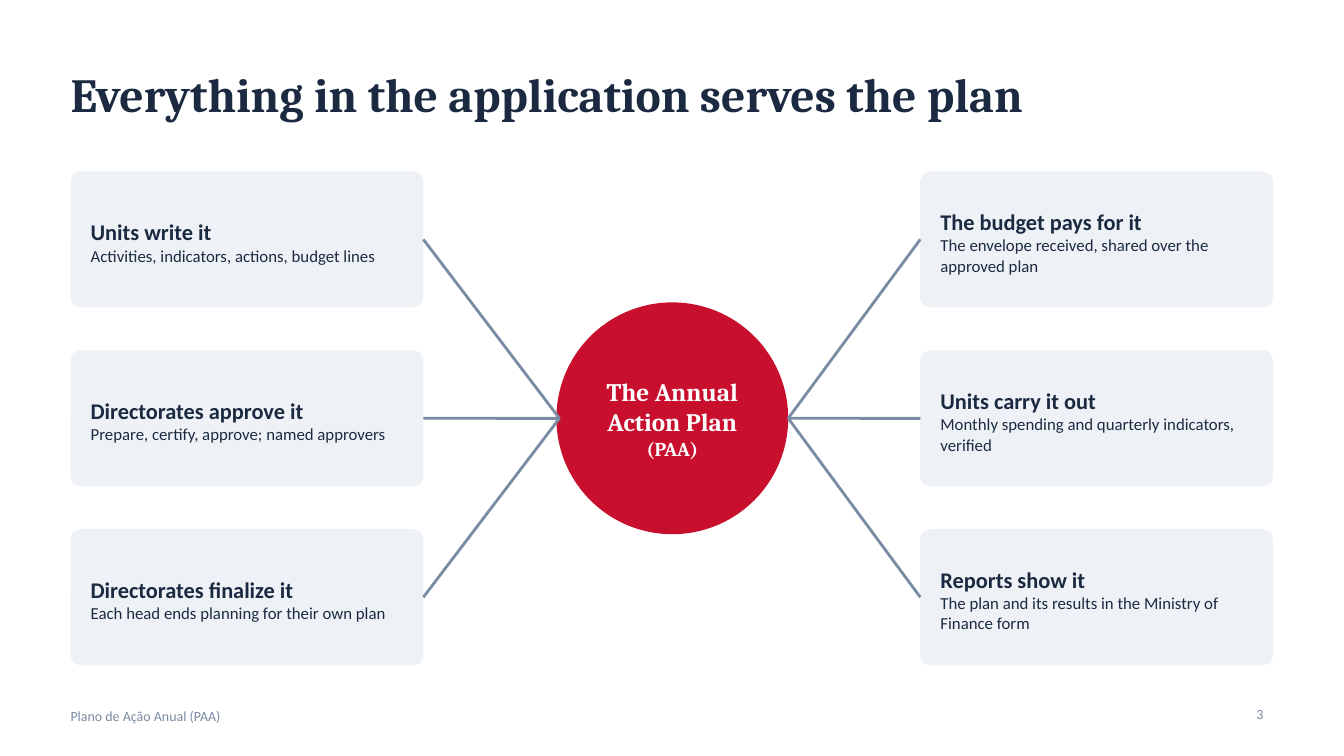
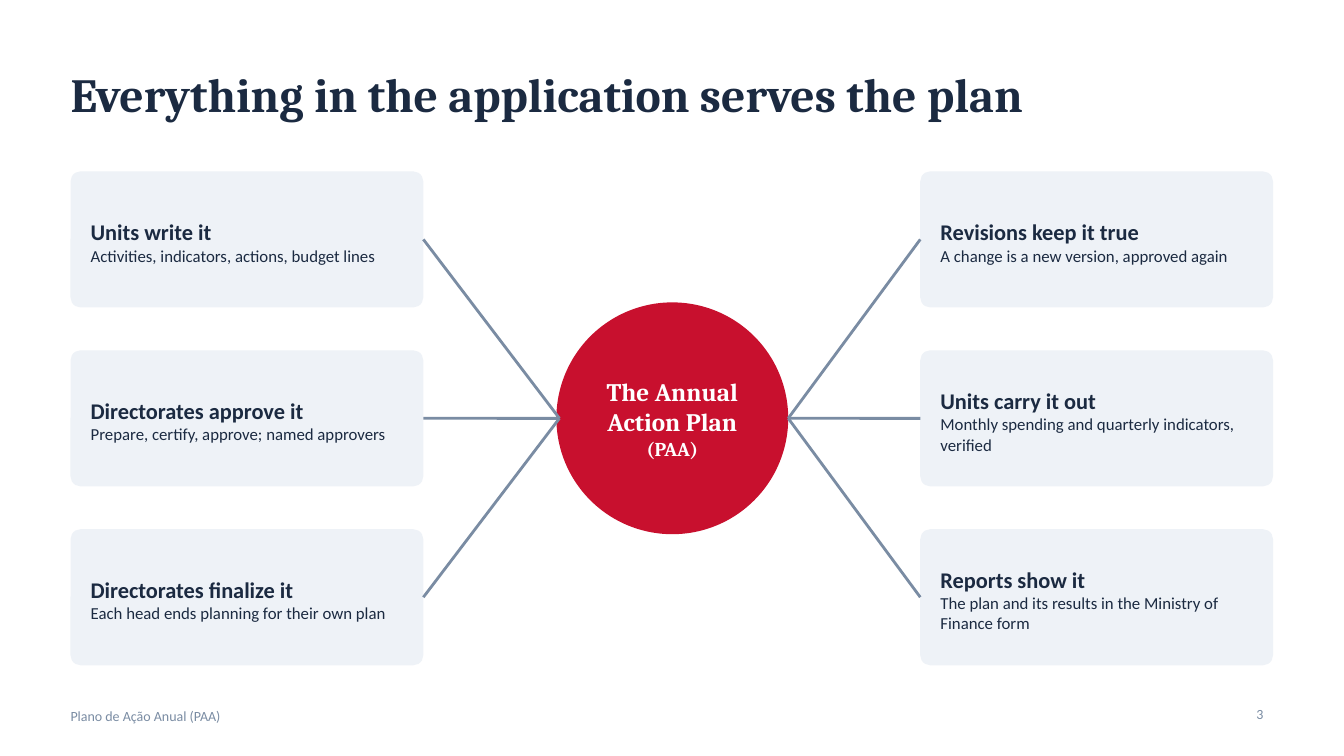
Before and after one commit to gokugohan/Sistema-de-Planeamento-Anual-e-Orsamento, a slide deck: slide 3 of docs/Sistema-PAA-apresentacao-v5.pptx. Drawn at 1344x756 pixels with LibreOffice and Linux fonts; fonts in the diff are those of the drawing. Boxes give left, top, right and bottom in pixels: in the first picture for what was removed or moved away, otherwise in the second. Text is boxed around its words. In the diff, an @@ line names an element or a change of style, - is before the commit and + after.

```diff
--- a/docs/Sistema-PAA-apresentacao-v5.pptx
+++ b/docs/Sistema-PAA-apresentacao-v5.pptx
@@ text at (x1=940, y1=224, x2=1227, y2=265): text changed @@
-The budget pays for it
-The envelope received, shared over the approved plan
+Revisions keep it true
+A change is a new version, approved again
```
Also in this commit, not shown: 6 other slides changed, 2 slides added, 1 slide removed, 40 other files.
